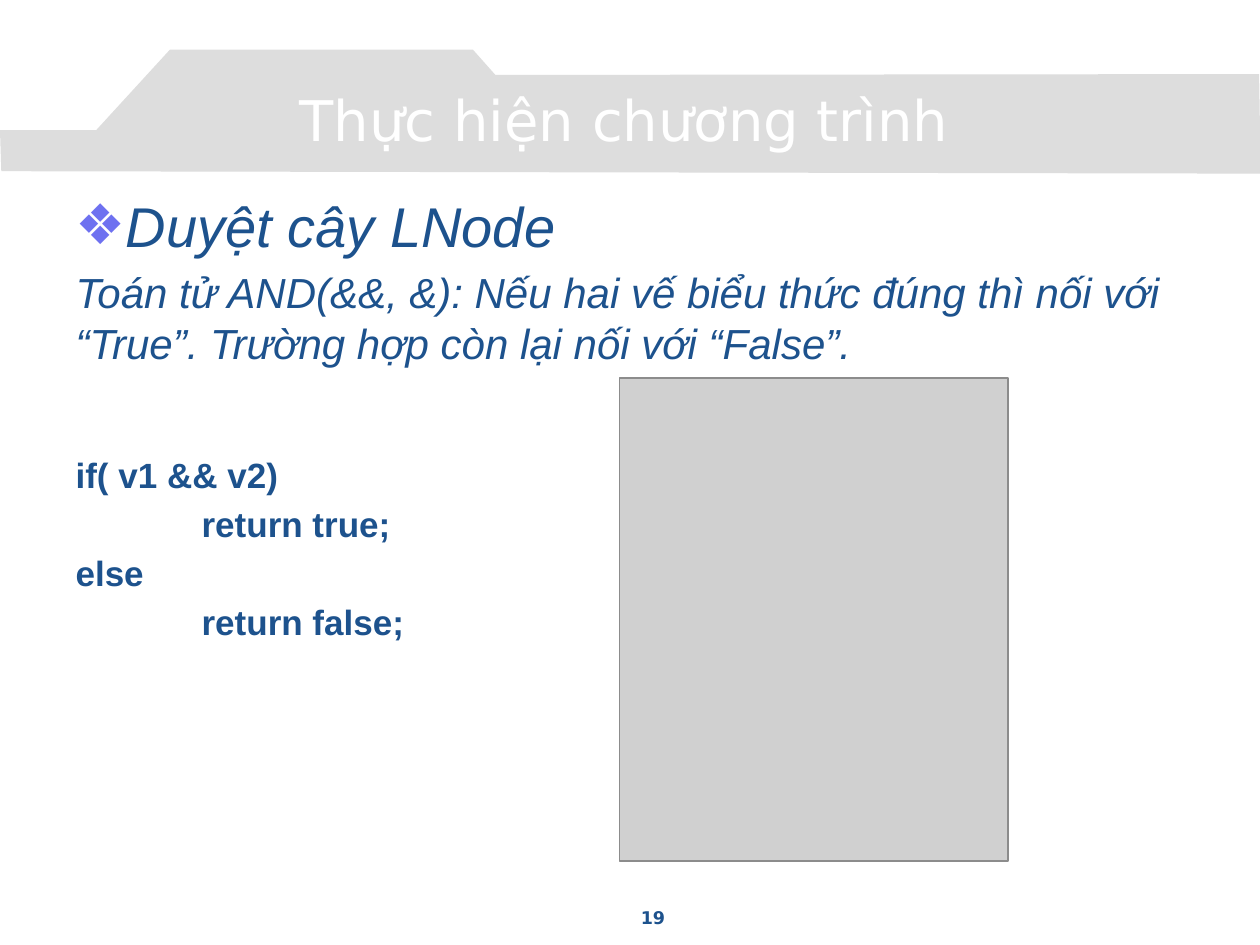
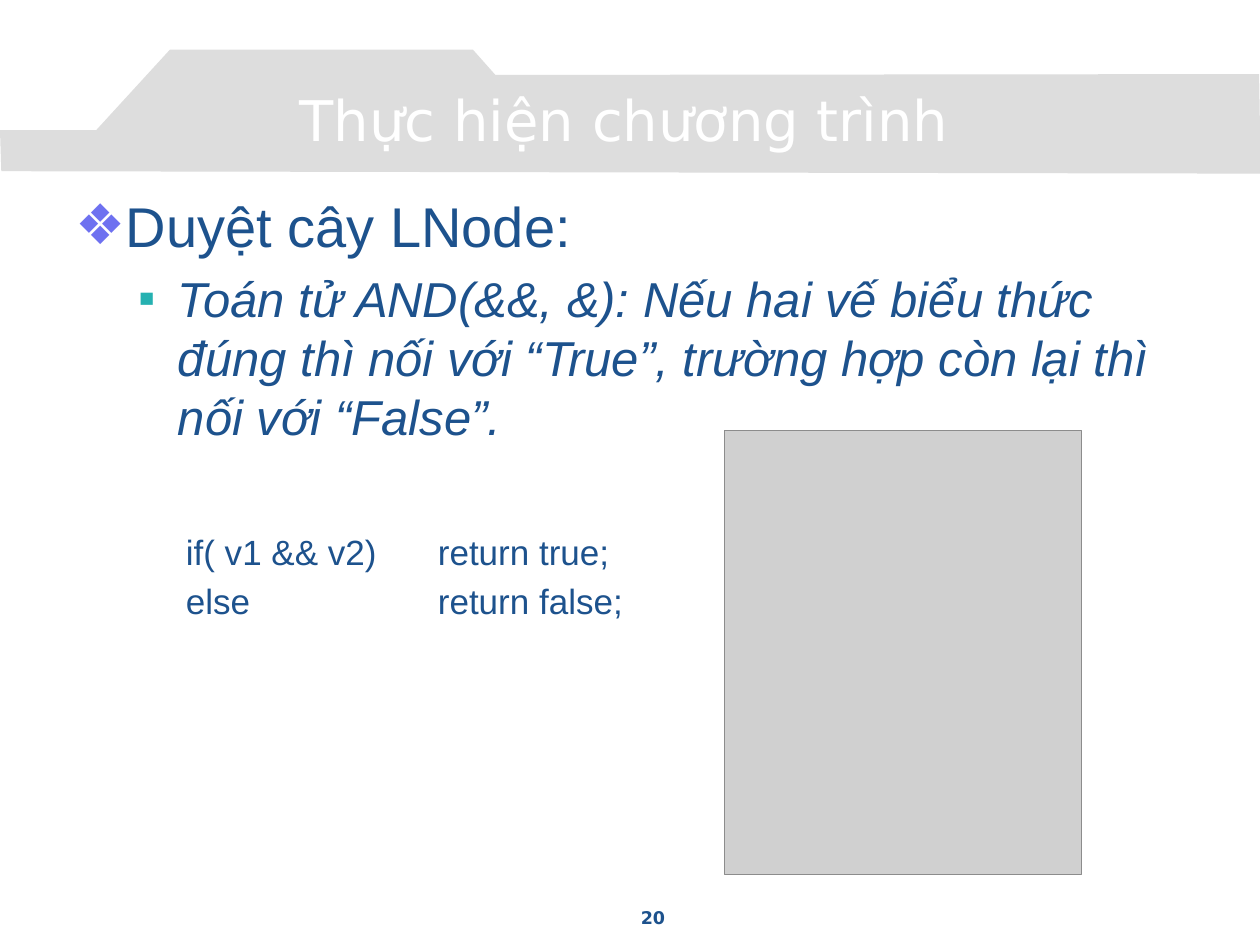
Before and after one commit to congcuong-cse/autotesting-lvtn, a slide deck: slide 20 of Document/Presentation.pptx (slide 19 before the commit). Drawn at 1260x945 pixels with LibreOffice and Linux fonts; fonts in the diff are those of the drawing; grey boxes stand for pictures; background and template pictures are left out. Boxes give left, top, right and bottom in pixels: in the first picture for what was removed or moved away, otherwise in the second. Text is boxed around its words. In the diff, an @@ line names an element or a change of style, - is before the commit and + after.

```diff
--- a/Document/Presentation.pptx
+++ b/Document/Presentation.pptx
@@ text at <box>126,206,1148,619</box>: text changed; size 24 to 28 pt @@
-❖ Duyệt cây LNode
-Toán tử AND(&&, &): Nếu hai vế biểu thức đúng thì nối với “True”. Trường hợp còn lại nối với “False”.
-if( v1 && v2)
-return true;
-else
-return false;
+❖ Duyệt cây LNode:
+  ▪ Toán tử AND(&&, &): Nếu hai vế biểu thức đúng thì nối với “True”, trường hợp còn lại thì nối với “False”.
+    if( v1 && v2) return true;
+    else return false;
@@ picture: place and size @@
-picture at <box>620,378,1008,861</box>
+picture at <box>724,431,1081,874</box>
@@ page number at <box>641,911,665,925</box>: text changed @@
-19
+20
```
Also in this commit, not shown: 10 other slides changed, 1 slide added, 17 slides removed.
